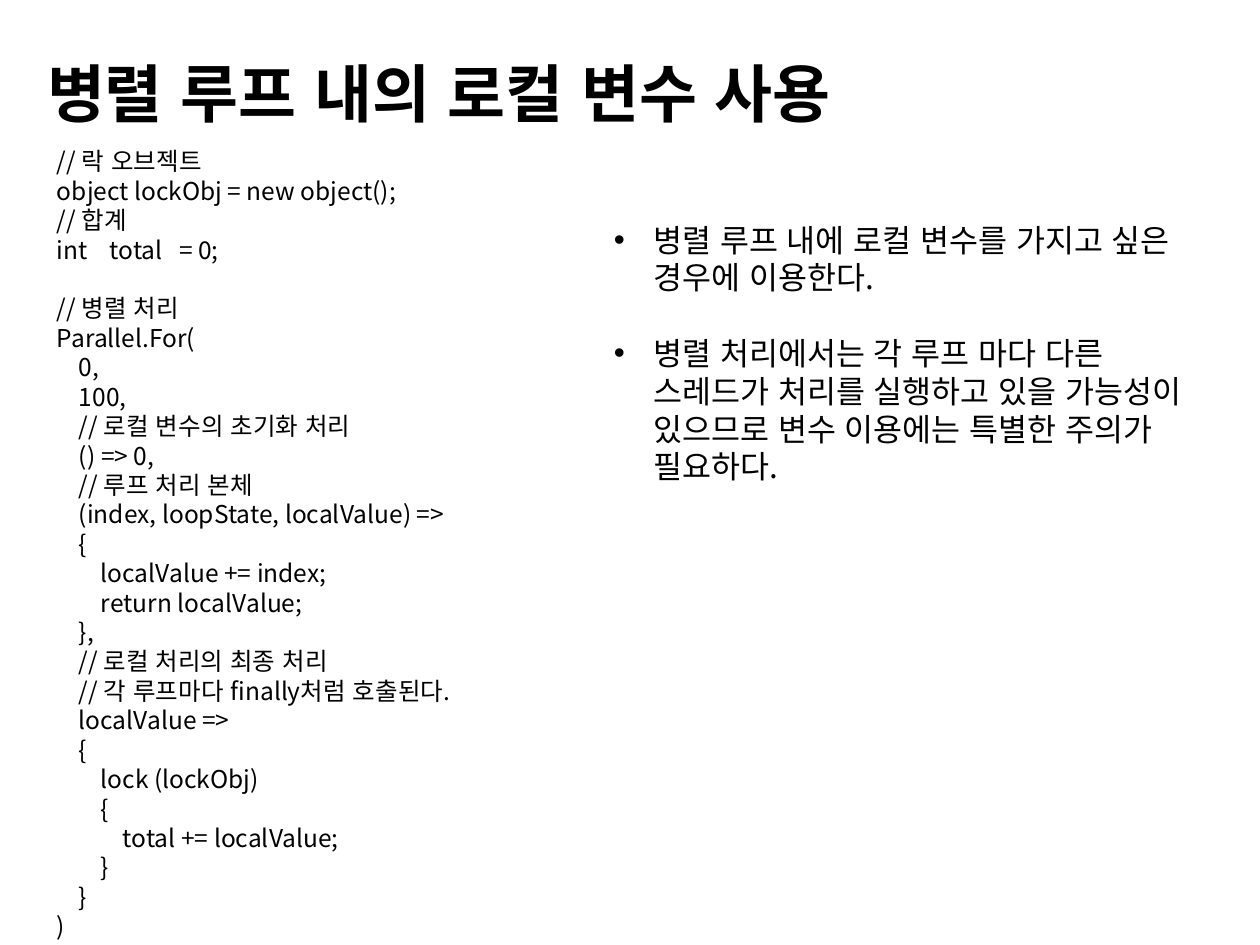
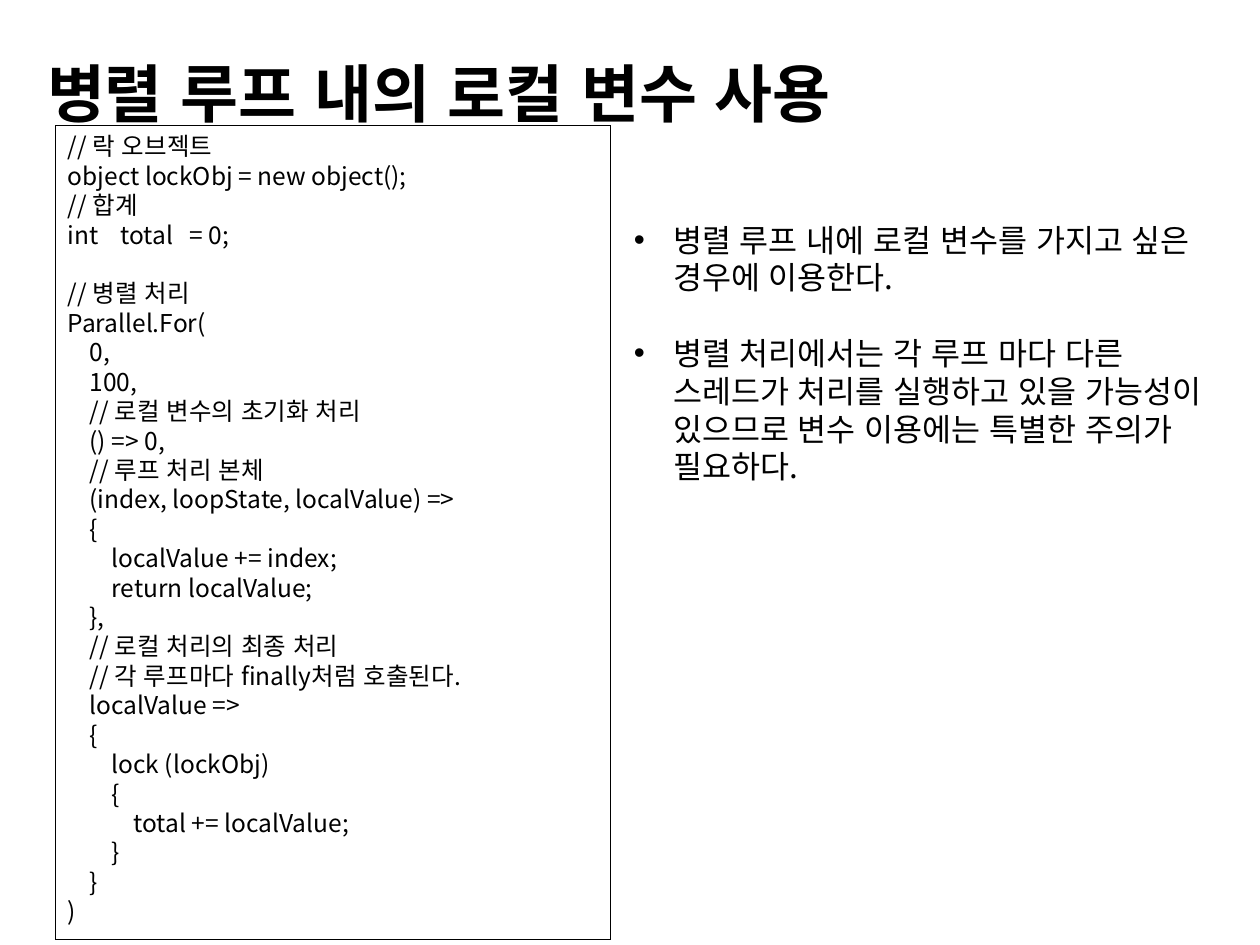
Before and after one commit to cuongdodinh/CSharp-Beginners-Guide, a slide deck: slide 108 of 닷넷 병렬 프로그래밍의 모든 것.pptx. Drawn at 1260x945 pixels with LibreOffice and Linux fonts; fonts in the diff are those of the drawing. Boxes give left, top, right and bottom in pixels: in the first picture for what was removed or moved away, otherwise in the second. Text is boxed around its words. In the diff, an @@ line names an element or a change of style, - is before the commit and + after.

```diff
--- a/닷넷 병렬 프로그래밍의 모든 것.pptx
+++ b/닷넷 병렬 프로그래밍의 모든 것.pptx
@@ rectangle "// 락 오브젝트": place and size @@
-rectangle "// 락 오브젝트" at (57,149,450,852)
+rectangle "// 락 오브젝트" at (55,125,610,939)
@@ rectangle "// 락 오브젝트" at (55,125,610,939): outline none to #000000 0.75 pt @@
@@ text "병렬 루프 내에 로컬 변수를 ...": place and size @@
-text "병렬 루프 내에 로컬 변수를 ..." at (653,226,1181,481)
+text "병렬 루프 내에 로컬 변수를 ..." at (673,226,1201,481)
```
Also in this commit, not shown: 3 other slides changed, 3 slides added, 4 slides removed, 2 other files.
